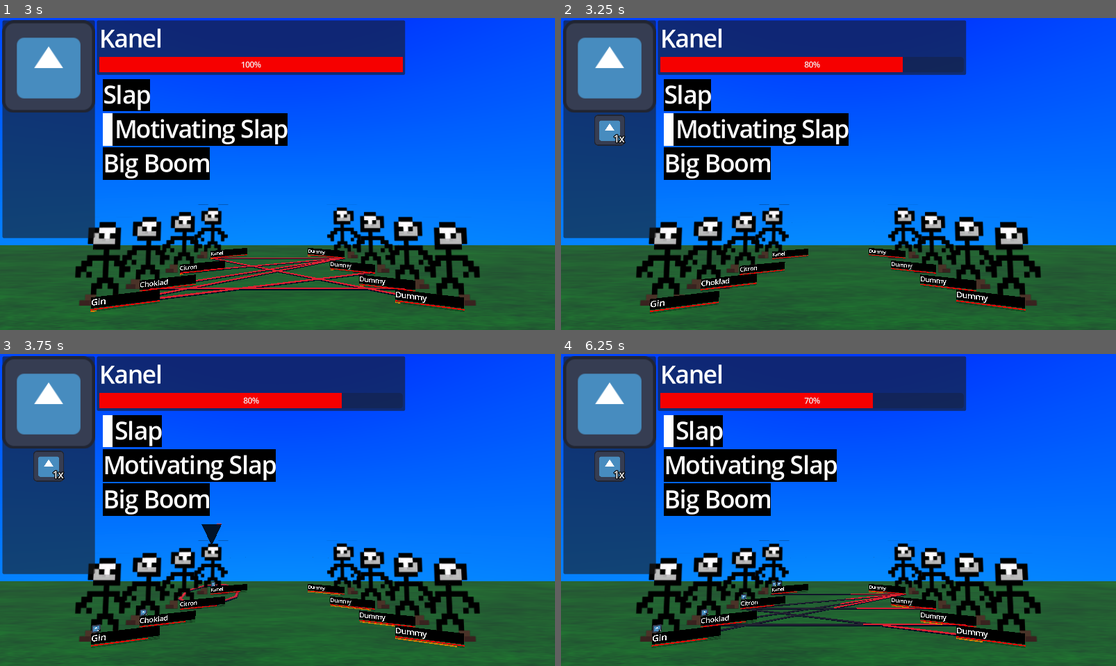
Above: before the commit, frames 1-4 (two rows, left to right).
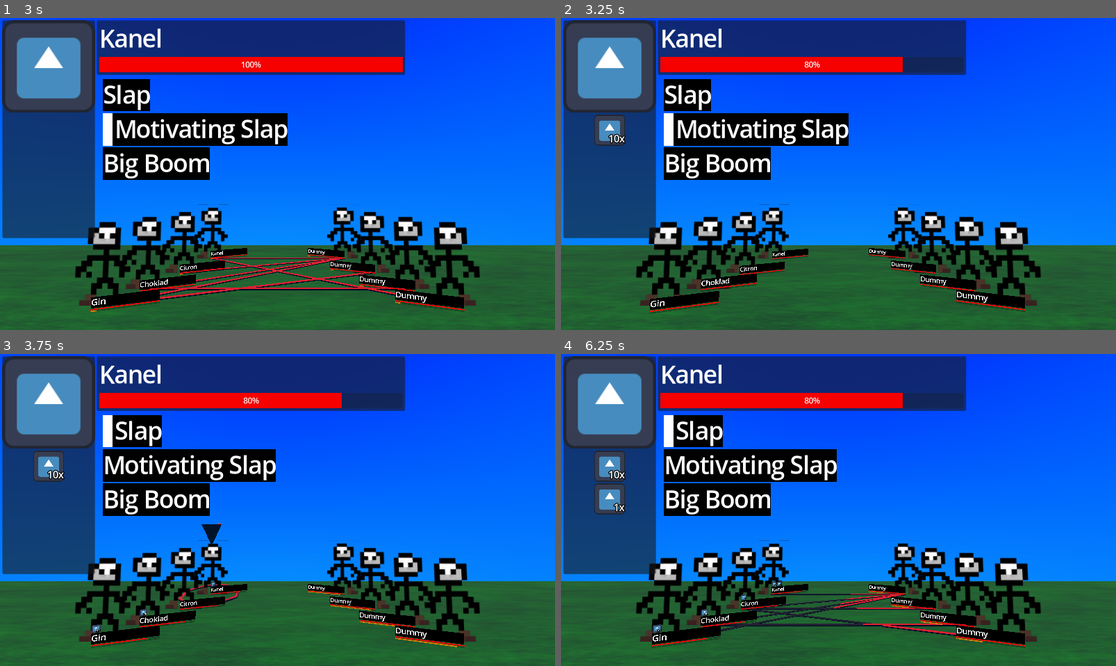
Above: after the commit, the same moments.

Repository: izzyn/MultiplayerCombatDemo
Game: Godot game, scene res://main.tscn
Same seed, same stepped clock (60 frames per second), same inputs: the game is played once before the commit and once after it. The engine's default icon, where the game draws it, is replaced by a stand-in: a white triangle on a blue panel in a dark square.
Inputs:
- Up to frame 1 (3 s): tap Enter (Confirm) at 0.5, 1.35, 2.85 s; hold Down (NavigateUp) 0.53-1.28 s; hold Enter (Confirm) 0.53-1.28 s; hold Up (NavigateDown) 1.28-2.03 s; hold Enter (Confirm) 2.03-2.78 s; hold Down (NavigateUp) from 2.03 s (still down)
- Up to frame 2 (3.25 s): keep holding Down (NavigateUp)
- Up to frame 3 (3.75 s): release Down (NavigateUp) at 3.53 s; hold Up (NavigateDown) from 3.53 s (still down); hold Enter (Confirm) from 3.53 s (still down)
- Up to frame 4 (6.25 s): release Enter (Confirm) at 4.28 s; tap Enter (Confirm) at 4.35, 5.85 s; hold Enter (Confirm) 5.03-5.78 s; release Up (NavigateDown) at 5.78 s; hold Down (NavigateUp) from 5.78 s (still down)

Frame 1 is identical in both runs. In frame 2, less than 0.1% of the frame differs, in the area x 8-12%, y 36-41%; in frame 3, less than 0.1%; in frame 4, 1.0%, in the area x 6-62%, y 12-90%.

Commit message:
Added conditionals based on status effects, also added a move type to remove status effects

Diff:
--- a/AttackData.gd
+++ b/AttackData.gd
@@ -38,7 +38,9 @@
 @export
 var effects : Array[Effect]
 
-
+@export_group("Extra effects")
+@export
+var additional_effects : Array[SecondaryEffect]
 ## Modifiers in this field can only be offensive, defensive modifiers in this field will simply work asif disabled.
 @export
 var modifiers : Array[Modifier]
@@ -82,6 +84,5 @@
 						total_effects.append_array(effect.effects)
 
 		for effect in total_effects:
-			print(effectiveness_dict[target])
 			effect.enact(user, target, effectiveness_dict[target], caller)
 		pass
--- a/CharacterSprite.gd
+++ b/CharacterSprite.gd
@@ -20,7 +20,7 @@
 var oldhp = -1
 
 var last_max_cooldown : float = 3
-
+var intent_cooldown : float = 0
 var cooldown : float = 3
 var rng = RandomNumberGenerator.new()
 # INTENT
@@ -66,7 +66,10 @@
 	if picked_attack.hits_all:
 		intent_targets = possible_targets
 		pass
-	for taregets_left in range(picked_attack.target_amount):
+	if len(possible_targets) == 0:
+		cooldown += 1
+		intent_cooldown = 1
+	for targets_left in range(min(picked_attack.target_amount, len(possible_targets))):
 		var highest_weight_target = -1
 		var picked_target : CharacterData
 		var weight_list = []
@@ -127,7 +130,7 @@
 		#if death_delta > 3:
 		#	node3d.visible = false
 
-	if intent_targets.size() == 0 and character and AI_Controlled and character.hp.value != 0:
+	if intent_targets.size() == 0 and character and AI_Controlled and character.hp.value != 0 and intent_cooldown <= 0:
 		_get_intent()
 	elif intent_targets.size() != 0 and cooldown <= 0 and AI_Controlled:
 		intent_attack.use_attack(character, intent_targets, self)
@@ -152,6 +155,7 @@
 			node.start_pos = global_position
 			node.get_node("Start2").global_position = global_position
 			intent_arrows.append(node)
+	intent_cooldown -= delta
 	cooldown -= delta
 	if oldhp == -1:
 		oldhp=character.hp.value
--- a/Data/Effect/Effect.gd
+++ b/Data/Effect/Effect.gd
@@ -1,8 +1,6 @@
 extends Resource
 class_name Effect
 
-@export
-var amount : float
 
 func _enact(user : CharacterData, target : CharacterData, effectiveness : float, caller : CharacterSprite):
 	pass
--- a/Data/Effect/StatChange.gd
+++ b/Data/Effect/StatChange.gd
@@ -12,6 +12,9 @@
 @export
 var stat_name : String
 
+@export
+var amount : float
+
 func enact(user : CharacterData, target : CharacterData, effectiveness : float, caller : CharacterSprite):
 	var stat = target.get(stat_name)
 	var true_amount = amount * effectiveness
--- a/Data/Effect/Status.gd
+++ b/Data/Effect/Status.gd
@@ -4,8 +4,12 @@
 @export
 var id : String
 
+var stacks:
+	get():
+		return len(_stack_sources)
+
 @export
-var stacks : int = 1
+var _stack_sources : Array[int]
 
 @export
 var stackable : bool
--- a/Data/Effect/StatusGrantEffect.gd
+++ b/Data/Effect/StatusGrantEffect.gd
@@ -4,33 +4,50 @@
 @export
 var status : Status
 
+## If -1 (or less than 0 in general) the duration will be forever.
 @export
 var duration : float
 
-func on_status_granted(target : CharacterData, caller):
-	var timer = caller.get_tree().create_timer(duration)
-	timer.timeout.connect(remove_status.bind(target))
+@export
+var amount : int = 1
+
+func on_status_granted(target : CharacterData, caller, id : int):
+	if duration > 0:
+		var timer = caller.get_tree().create_timer(duration)
+		timer.timeout.connect(remove_status.bind(target, id))
 	target._statuses_changed.emit()
 	pass
+
+func grant_stacks(status: Status, id : int):
+	for i in range(amount):
+		status._stack_sources.append(id)
+
 func enact(user : CharacterData, target : CharacterData, effectiveness : float, caller : CharacterSprite):
+	var attack_id = Helper.get_uuid()
 	for t_status in target._statuses:
 		if t_status.id == status.id:
 			if status.stackable:
-				t_status.stacks += 1
-				on_status_granted(target, caller)
+				grant_stacks(t_status, attack_id)
+				on_status_granted(target, caller, attack_id)
 			return
 
-	target._statuses.append(status)
-	on_status_granted(target, caller)
+	var n_status = status.duplicate()
+	target._statuses.append(n_status)
+	grant_stacks(n_status, attack_id)
+	on_status_granted(target, caller, attack_id)
 	pass
 
-func remove_status(target : CharacterData):
-	var index = target._statuses.find(status)
-	print(index)
-	if index != -1:
-		if target._statuses[index].stacks > 1:
-			target._statuses[index].stacks -= 1
-		else:
-			target._statuses.erase(status)
+func remove_status(target : CharacterData, id : int):
+	var found_status
+	for t_status in target._statuses:
+		if t_status.id == status.id:
+			found_status = t_status
+			break
+	if found_status:
+		for i in range(amount):
+			if found_status.stacks > 1:
+				found_status._stack_sources.erase(id)
+			else:
+				target._statuses.erase(found_status)
 		target._statuses_changed.emit()
 	pass
--- /dev/null
+++ b/Data/Effect/StatusRemoveEffect.gd
@@ -0,0 +1,25 @@
+extends Effect
+class_name StatusRemoveEffect
+
+## If left as -1 it clears all.
+@export
+var amount : int = -1
+
+@export
+var status_id : String
+
+@export
+var clears_all : bool = false
+func enact(user : CharacterData, target : CharacterData, effectiveness : float, caller : CharacterSprite):
+	for index in range(target._statuses.size()):
+		if target._statuses[index].id == status_id or clears_all:
+			if target._statuses[index].stacks > amount and amount != -1:
+				for i in range(amount):
+					if target._statuses[index].stacks > 1:
+						target._statuses[index]._stack_sources.pop_back()
+					else:
+						target._statuses.erase(target._statuses[index])
+			else:
+				target._statuses.erase(target._statuses[index])
+			target._statuses_changed.emit()
+	pass
--- /dev/null
+++ b/Data/Filters/FilterAmount.gd
@@ -0,0 +1,20 @@
+extends Filter
+## This is a virtual class not intended for use, it is used by other filters that check amounts of things (Like stats or status effects)
+class_name FilterAmount
+@export
+var actor_stat : bool
+
+func _eval(actor: CharacterData, characters : Array[CharacterData]) -> Array[CharacterData]:
+	if actor_stat:
+		if check_amount(actor):
+			return characters
+		else:
+			return []
+	else:
+		return characters.filter(func(x): return check_amount(x))
+	return []
+	pass
+
+func check_amount(character : CharacterData) -> bool:
+	return false
+	pass
--- a/Data/Filters/FilterStat.gd
+++ b/Data/Filters/FilterStat.gd
@@ -1,11 +1,9 @@
-extends Filter
+extends FilterAmount
 class_name FilterStat
 
 @export
 var amount : float
 
-@export
-var actor_stat : bool
 
 @export
 var percentage : bool
@@ -13,41 +11,16 @@
 @export
 var stat : String
 
-enum Comparison {Greater_Equal, Greater, Equal, Lesser_Equal, Lesser}
 
 @export
-var comparison : Comparison
+var comparison : Helper.Comparison
 
-func _eval(actor: CharacterData, characters : Array[CharacterData]) -> Array[CharacterData]:
-	if actor_stat:
-		if check_stat(actor):
-			return characters
-		else:
-			return []
-	else:
-		return characters.filter(func(x): return check_stat(x))
-	return []
-	pass
-func check_stat(char : CharacterData) -> bool:
+
+func check_amount(char : CharacterData) -> bool:
 	var check_value = 0
 	if percentage:
 		check_value = char.get(stat).value/char.get(stat).default
 	else:
 		check_value = char.get(stat).value
-	print(char.get(stat).value)
-	print(char.get(stat).default)
-	print(check_value)
-	print(amount)
-	match comparison:
-		Comparison.Greater_Equal:
-			return check_value >= amount
-		Comparison.Greater:
-			return check_value > amount
-		Comparison.Equal:
-			return check_value == amount
-		Comparison.Lesser_Equal:
-			return check_value <= amount
-		Comparison.Lesser:
-			return check_value < amount
-	return false
+	return Helper.comparison(check_value, amount, comparison)
 	pass
--- /dev/null
+++ b/Data/Filters/FilterStatus.gd
@@ -0,0 +1,18 @@
+extends FilterAmount
+class_name FilterStatus
+
+@export
+var status_id : String
+
+@export
+var status_amount : int
+
+@export
+var comparison : Helper.Comparison
+
+func check_amount(char : CharacterData) -> bool:
+	for status in char._statuses:
+		if status.id == status_id:
+			return Helper.comparison(status.stacks, status_amount, comparison)
+	return Helper.comparison(0, status_amount, comparison)
+	pass
--- a/ScaleTargetingArrow.gd
+++ b/ScaleTargetingArrow.gd
@@ -6,7 +6,6 @@
 @export
 var end : MeshInstance3D
 func _physics_process(delta: float) -> void:
-
 	position = start.position.lerp(end.position, 0.5);
 	scale.z = start.position.distance_to(end.position)
 	rotation.y = atan((end.position.x - start.position.x)/(end.position.z - start.position.z))
--- a/helper.gd
+++ b/helper.gd
@@ -1,7 +1,9 @@
 extends Node
 
 var rng = RandomNumberGenerator.new()
+enum Comparison {Greater_Equal, Greater, Equal, Lesser_Equal, Lesser}
 
+var last_uuid = 0
 func random_list_get(list : Array):
 	var sum = 0
 	for weight in list:
@@ -16,3 +18,25 @@
 			return list[weight][1]
 	return list[len(list)-1][1]
 	pass
+
+func get_uuid() -> int:
+	var old_uuid = last_uuid
+	last_uuid += 1
+	return old_uuid
+
+func comparison(item1 : float, item2 : float, comparison : Comparison) -> bool:
+	print("item 1: %s" %item1)
+	print("item 2: %s" % item2)
+	match comparison:
+		Comparison.Greater_Equal:
+			return item1 >= item2
+		Comparison.Greater:
+			return item1 > item2
+		Comparison.Equal:
+			return item1 == item2
+		Comparison.Lesser_Equal:
+			return item1 <= item2
+		Comparison.Lesser:
+			return item1 < item2
+	return false
+	pass
--- a/main.tscn
+++ b/main.tscn
@@ -21,7 +21,11 @@
 [ext_resource type="Script" uid="uid://bdb4e3ya8xhhl" path="res://Data/Effect/Status.gd" id="14_ryguw"]
 [ext_resource type="Script" uid="uid://p5ifm2jhmsds" path="res://Data/Filters/FilterBlank.gd" id="15_ryguw"]
 [ext_resource type="PackedScene" uid="uid://bulhprrgcwgd6" path="res://orb_gauge.tscn" id="16_2cqfq"]
+[ext_resource type="Script" uid="uid://bugg36d002uyd" path="res://Data/Filters/FilterStat.gd" id="17_d13ii"]
 [ext_resource type="PackedScene" uid="uid://bua7sd4pea636" path="res://CharacterInfo.tscn" id="17_yaehf"]
+[ext_resource type="Script" uid="uid://djbkj58rssbky" path="res://Data/Filters/FilterAmount.gd" id="20_1u8w0"]
+[ext_resource type="Script" uid="uid://c7gvn8t2ng8jh" path="res://Data/Filters/FilterStatus.gd" id="21_0odxb"]
+[ext_resource type="Script" uid="uid://bw1qm1ohxg4s6" path="res://Data/Effect/StatusRemoveEffect.gd" id="22_lswn8"]
 
 [sub_resource type="Resource" id="Resource_1u8w0"]
 script = ExtResource("4_4c57u")
@@ -51,6 +55,7 @@
 target_filter = SubResource("Resource_074og")
 scale_stats = Array[ExtResource("7_vivmo")]([])
 effects = Array[ExtResource("3_kek77")]([SubResource("Resource_1u8w0")])
+additional_effects = Array[ExtResource("13_getpj")]([])
 modifiers = Array[ExtResource("7_2cqfq")]([])
 metadata/_custom_type_script = "uid://dev3bbs8234ul"
 
@@ -98,8 +103,8 @@
 [sub_resource type="Resource" id="Resource_ppx11"]
 script = ExtResource("14_ryguw")
 id = "sus"
-stacks = 1
-stackable = false
+_stack_sources = Array[int]([])
+stackable = true
 modifiers = Array[ExtResource("7_2cqfq")]([])
 additional_effect = Array[ExtResource("13_getpj")]([])
 icon = ExtResource("14_getpj")
@@ -108,8 +113,8 @@
 [sub_resource type="Resource" id="Resource_1yv1y"]
 script = ExtResource("12_82xsv")
 status = SubResource("Resource_ppx11")
-duration = 3.0
-amount = 2.0
+duration = -1.0
+amount = 10
 metadata/_custom_type_script = "uid://dykhrjw5f14x0"
 
 [sub_resource type="Resource" id="Resource_kkkcx"]
@@ -132,6 +137,7 @@
 target_filter = SubResource("Resource_kkkcx")
 scale_stats = Array[ExtResource("7_vivmo")]([])
 effects = Array[ExtResource("3_kek77")]([SubResource("Resource_4c57u"), SubResource("Resource_1yv1y")])
+additional_effects = Array[ExtResource("13_getpj")]([])
 modifiers = Array[ExtResource("7_2cqfq")]([])
 metadata/_custom_type_script = "uid://dev3bbs8234ul"
 
@@ -280,7 +286,7 @@
 type = 0
 exceed_default = false
 stat_name = "hp"
-amount = -10.0
+amount = 0.0
 metadata/_custom_type_script = "uid://b02gidehqotp1"
 
 [sub_resource type="Resource" id="Resource_phcyf"]
@@ -299,7 +305,7 @@
 [sub_resource type="Resource" id="Resource_wy5fy"]
 script = ExtResource("14_ryguw")
 id = "Blood"
-stacks = 1
+_stack_sources = Array[int]([])
 stackable = true
 modifiers = Array[ExtResource("7_2cqfq")]([SubResource("Resource_5dllo")])
 additional_effect = Array[ExtResource("13_getpj")]([])
@@ -310,40 +316,32 @@
 script = ExtResource("12_82xsv")
 status = SubResource("Resource_wy5fy")
 duration = 3.0
-amount = 1.0
+amount = 1
 metadata/_custom_type_script = "uid://dykhrjw5f14x0"
 
 [sub_resource type="Resource" id="Resource_0odxb"]
-script = ExtResource("9_efxa6")
-can_target_dead = false
-inverted = true
-metadata/_custom_type_script = "uid://xspn7atwwsb3"
+script = ExtResource("17_d13ii")
+amount = 0.5
+percentage = true
+stat = "hp"
+comparison = 3
+actor_stat = true
+can_target_dead = false
+inverted = false
+metadata/_custom_type_script = "uid://bugg36d002uyd"
 
 [sub_resource type="Resource" id="Resource_kq58d"]
 script = ExtResource("7_2cqfq")
 filter = SubResource("Resource_0odxb")
-value = 1.0
+value = 10.0
 type = 0
 metadata/_custom_type_script = "uid://df3a3xyxvoio3"
 
-[sub_resource type="Resource" id="Resource_seu75"]
-script = ExtResource("9_efxa6")
-can_target_dead = false
-inverted = true
-metadata/_custom_type_script = "uid://xspn7atwwsb3"
-
-[sub_resource type="Resource" id="Resource_0dhbp"]
-script = ExtResource("9_efxa6")
-can_target_dead = false
-inverted = false
-metadata/_custom_type_script = "uid://xspn7atwwsb3"
-
 [sub_resource type="Resource" id="Resource_jx0wj"]
-script = ExtResource("13_yaehf")
-filters = Array[ExtResource("12_2cqfq")]([SubResource("Resource_seu75"), SubResource("Resource_0dhbp")])
-can_target_dead = false
-inverted = false
-metadata/_custom_type_script = "uid://dbmeokg4ticq2"
+script = ExtResource("15_ryguw")
+can_target_dead = false
+inverted = false
+metadata/_custom_type_script = "uid://p5ifm2jhmsds"
 
 [sub_resource type="Resource" id="Resource_xcirw"]
 script = ExtResource("2_5vw27")
@@ -359,6 +357,7 @@
 target_filter = SubResource("Resource_jx0wj")
 scale_stats = Array[ExtResource("7_vivmo")]([])
 effects = Array[ExtResource("3_kek77")]([SubResource("Resource_havpv"), SubResource("Resource_gx4rg")])
+additional_effects = Array[ExtResource("13_getpj")]([])
 modifiers = Array[ExtResource("7_2cqfq")]([SubResource("Resource_kq58d")])
 metadata/_custom_type_script = "uid://dev3bbs8234ul"
 
@@ -367,7 +366,7 @@
 type = 0
 exceed_default = true
 stat_name = "speed"
-amount = 1000.0
+amount = 0.0
 metadata/_custom_type_script = "uid://b02gidehqotp1"
 
 [sub_resource type="Resource" id="Resource_2cqfq"]
@@ -390,6 +389,7 @@
 target_filter = SubResource("Resource_2cqfq")
 scale_stats = Array[ExtResource("7_vivmo")]([])
 effects = Array[ExtResource("3_kek77")]([SubResource("Resource_uatky")])
+additional_effects = Array[ExtResource("13_getpj")]([])
 modifiers = Array[ExtResource("7_2cqfq")]([])
 metadata/_custom_type_script = "uid://dev3bbs8234ul"
 
@@ -398,14 +398,15 @@
 type = 0
 exceed_default = false
 stat_name = "hp"
-amount = -100.0
+amount = 0.0
 metadata/_custom_type_script = "uid://b02gidehqotp1"
 
-[sub_resource type="Resource" id="Resource_yaehf"]
-script = ExtResource("9_efxa6")
-can_target_dead = false
-inverted = true
-metadata/_custom_type_script = "uid://xspn7atwwsb3"
+[sub_resource type="Resource" id="Resource_yysqy"]
+script = ExtResource("20_1u8w0")
+actor_stat = false
+can_target_dead = false
+inverted = false
+metadata/_custom_type_script = "uid://djbkj58rssbky"
 
 [sub_resource type="Resource" id="Resource_rqtf5"]
 script = ExtResource("2_5vw27")
@@ -418,9 +419,10 @@
 can_target_multiple_times = false
 cooldown = 50.0
 target_amount = 1
-target_filter = SubResource("Resource_yaehf")
+target_filter = SubResource("Resource_yysqy")
 scale_stats = Array[ExtResource("7_vivmo")]([])
 effects = Array[ExtResource("3_kek77")]([SubResource("Resource_1vm84")])
+additional_effects = Array[ExtResource("13_getpj")]([])
 modifiers = Array[ExtResource("7_2cqfq")]([])
 metadata/_custom_type_script = "uid://dev3bbs8234ul"
 
@@ -506,7 +508,7 @@
 [sub_resource type="Resource" id="Resource_birbe"]
 script = ExtResource("14_ryguw")
 id = "Blood"
-stacks = 1
+_stack_sources = Array[int]([])
 stackable = false
 modifiers = Array[ExtResource("7_2cqfq")]([SubResource("Resource_ovcoh")])
 additional_effect = Array[ExtResource("13_getpj")]([])
@@ -516,9 +518,21 @@
 [sub_resource type="Resource" id="Resource_f1p13"]
 script = ExtResource("12_82xsv")
 status = SubResource("Resource_birbe")
-duration = 1.0
-amount = 0.0
+duration = 10.0
+amount = 1
 metadata/_custom_type_script = "uid://dykhrjw5f14x0"
+
+[sub_resource type="Resource" id="Resource_seu75"]
+script = ExtResource("9_efxa6")
+can_target_dead = false
+inverted = true
+metadata/_custom_type_script = "uid://xspn7atwwsb3"
+
+[sub_resource type="Resource" id="Resource_0dhbp"]
+script = ExtResource("9_efxa6")
+can_target_dead = false
+inverted = false
+metadata/_custom_type_script = "uid://xspn7atwwsb3"
 
 [sub_resource type="Resource" id="Resource_34ol3"]
 script = ExtResource("13_yaehf")
@@ -541,19 +555,32 @@
 target_filter = SubResource("Resource_34ol3")
 scale_stats = Array[ExtResource("7_vivmo")]([])
 effects = Array[ExtResource("3_kek77")]([SubResource("Resource_havpv"), SubResource("Resource_f1p13")])
+additional_effects = Array[ExtResource("13_getpj")]([])
 modifiers = Array[ExtResource("7_2cqfq")]([SubResource("Resource_kq58d")])
 metadata/_custom_type_script = "uid://dev3bbs8234ul"
 
+[sub_resource type="Resource" id="Resource_n5t1e"]
+script = ExtResource("4_4c57u")
+type = 0
+exceed_default = false
+stat_name = "hp"
+amount = 0.0
+metadata/_custom_type_script = "uid://b02gidehqotp1"
+
 [sub_resource type="Resource" id="Resource_5yh34"]
-script = ExtResource("9_efxa6")
-can_target_dead = false
-inverted = true
-metadata/_custom_type_script = "uid://xspn7atwwsb3"
+script = ExtResource("21_0odxb")
+status_id = "Blood"
+status_amount = 1
+comparison = 4
+actor_stat = false
+can_target_dead = false
+inverted = false
+metadata/_custom_type_script = "uid://c7gvn8t2ng8jh"
 
 [sub_resource type="Resource" id="Resource_pjuso"]
 script = ExtResource("7_2cqfq")
 filter = SubResource("Resource_5yh34")
-value = 0.0
+value = 10.0
 type = 0
 metadata/_custom_type_script = "uid://df3a3xyxvoio3"
 
@@ -565,9 +592,9 @@
 
 [sub_resource type="Resource" id="Resource_swlj1"]
 script = ExtResource("2_5vw27")
-id = "rage"
-name = "rage"
-type = 0
+id = "bloodlust"
+name = "Bloodlust"
+type = 2
 stat = 0
 base_ai_weight = 10.0
 hits_all = false
@@ -576,8 +603,40 @@
 target_amount = 1
 target_filter = SubResource("Resource_23xmf")
 scale_stats = Array[ExtResource("7_vivmo")]([])
-effects = Array[ExtResource("3_kek77")]([])
+effects = Array[ExtResource("3_kek77")]([SubResource("Resource_n5t1e")])
+additional_effects = Array[ExtResource("13_getpj")]([])
 modifiers = Array[ExtResource("7_2cqfq")]([SubResource("Resource_pjuso")])
+metadata/_custom_type_script = "uid://dev3bbs8234ul"
+
+[sub_resource type="Resource" id="Resource_h6isl"]
+script = ExtResource("22_lswn8")
+amount = 4
+status_id = ""
+clears_all = true
+metadata/_custom_type_script = "uid://bw1qm1ohxg4s6"
+
+[sub_resource type="Resource" id="Resource_53bls"]
+script = ExtResource("15_ryguw")
+can_target_dead = false
+inverted = false
+metadata/_custom_type_script = "uid://p5ifm2jhmsds"
+
+[sub_resource type="Resource" id="Resource_lwnsi"]
+script = ExtResource("2_5vw27")
+id = "clean"
+name = "Clean"
+type = 3
+stat = 0
+base_ai_weight = 10.0
+hits_all = false
+can_target_multiple_times = false
+cooldown = 5.0
+target_amount = 1
+target_filter = SubResource("Resource_53bls")
+scale_stats = Array[ExtResource("7_vivmo")]([])
+effects = Array[ExtResource("3_kek77")]([SubResource("Resource_h6isl")])
+additional_effects = Array[ExtResource("13_getpj")]([])
+modifiers = Array[ExtResource("7_2cqfq")]([])
 metadata/_custom_type_script = "uid://dev3bbs8234ul"
 
 [sub_resource type="Resource" id="Resource_xuqvo"]
@@ -610,7 +669,7 @@
 normal_attack = SubResource("Resource_qsp4k")
 speed = SubResource("Resource_jq2sk")
 targetability_factor = 1.0
-attacks = Array[ExtResource("2_5vw27")]([SubResource("Resource_c2n8d"), SubResource("Resource_swlj1")])
+attacks = Array[ExtResource("2_5vw27")]([SubResource("Resource_c2n8d"), SubResource("Resource_swlj1"), SubResource("Resource_lwnsi")])
 metadata/_custom_type_script = "uid://nf1cqa55mvbc"
 
 [sub_resource type="Resource" id="Resource_facbu"]
@@ -618,7 +677,7 @@
 type = 0
 exceed_default = false
 stat_name = "hp"
-amount = -20.0
+amount = 0.0
 metadata/_custom_type_script = "uid://b02gidehqotp1"
 
 [sub_resource type="Resource" id="Resource_cyx1q"]
@@ -647,6 +706,7 @@
 target_filter = SubResource("Resource_b1qrp")
 scale_stats = Array[ExtResource("7_vivmo")]([SubResource("Resource_cyx1q")])
 effects = Array[ExtResource("3_kek77")]([SubResource("Resource_facbu")])
+additional_effects = Array[ExtResource("13_getpj")]([])
 modifiers = Array[ExtResource("7_2cqfq")]([])
 metadata/_custom_type_script = "uid://dev3bbs8234ul"
 
@@ -655,7 +715,7 @@
 type = 0
 exceed_default = false
 stat_name = "hp"
-amount = -20.0
+amount = 0.0
 metadata/_custom_type_script = "uid://b02gidehqotp1"
 
 [sub_resource type="Resource" id="Resource_0n3wm"]
@@ -678,6 +738,7 @@
 target_filter = SubResource("Resource_0n3wm")
 scale_stats = Array[ExtResource("7_vivmo")]([])
 effects = Array[ExtResource("3_kek77")]([SubResource("Resource_come4")])
+additional_effects = Array[ExtResource("13_getpj")]([])
 modifiers = Array[ExtResource("7_2cqfq")]([])
 metadata/_custom_type_script = "uid://dev3bbs8234ul"
 
@@ -686,7 +747,7 @@
 type = 0
 exceed_default = false
 stat_name = "hp"
-amount = -45.0
+amount = 0.0
 metadata/_custom_type_script = "uid://b02gidehqotp1"
 
 [sub_resource type="Resource" id="Resource_abqjc"]
@@ -709,6 +770,7 @@
 target_filter = SubResource("Resource_abqjc")
 scale_stats = Array[ExtResource("7_vivmo")]([])
 effects = Array[ExtResource("3_kek77")]([SubResource("Resource_blkrb")])
+additional_effects = Array[ExtResource("13_getpj")]([])
 modifiers = Array[ExtResource("7_2cqfq")]([])
 metadata/_custom_type_script = "uid://dev3bbs8234ul"
 
@@ -717,7 +779,7 @@
 type = 0
 exceed_default = false
 stat_name = "hp"
-amount = -37.0
+amount = 0.0
 metadata/_custom_type_script = "uid://b02gidehqotp1"
 
 [sub_resource type="Resource" id="Resource_uit24"]
@@ -740,6 +802,7 @@
 target_filter = SubResource("Resource_uit24")
 scale_stats = Array[ExtResource("7_vivmo")]([])
 effects = Array[ExtResource("3_kek77")]([SubResource("Resource_6iyjs")])
+additional_effects = Array[ExtResource("13_getpj")]([])
 modifiers = Array[ExtResource("7_2cqfq")]([])
 metadata/_custom_type_script = "uid://dev3bbs8234ul"
 
Not shown, added: Data/Effect/StatusRemoveEffect.gd.uid
Not shown, added: Data/Filters/FilterAmount.gd.uid
Not shown, added: Data/Filters/FilterStatus.gd.uid
Not shown: 1 places in main.tscn that only renumber resources
